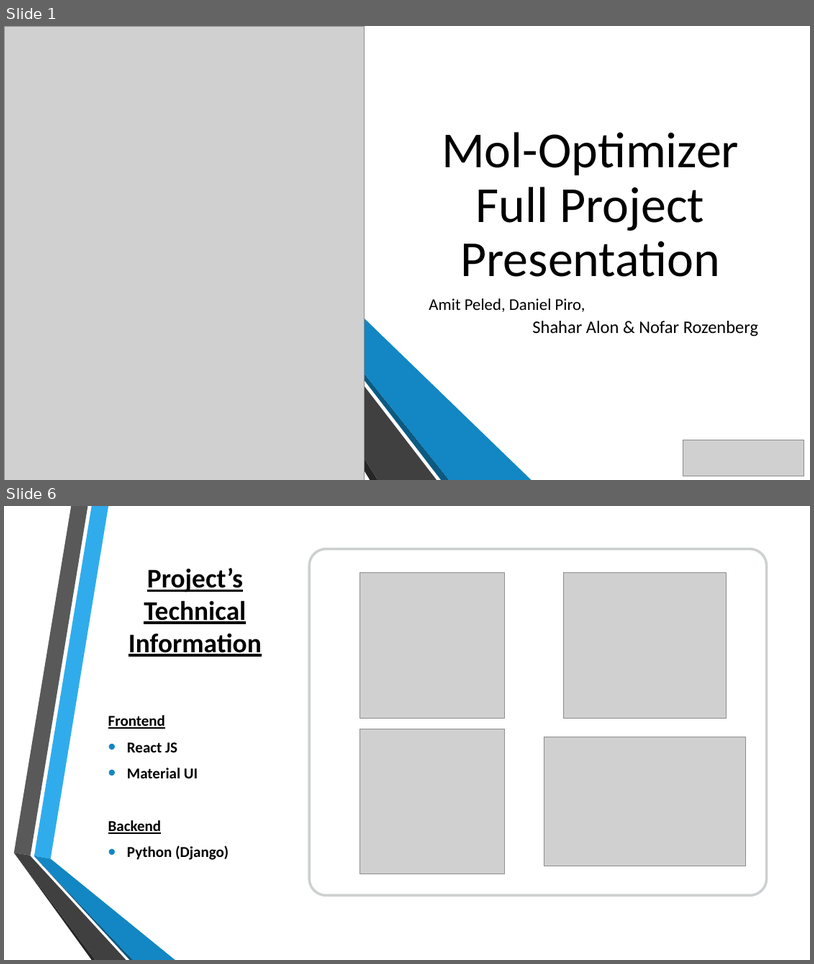
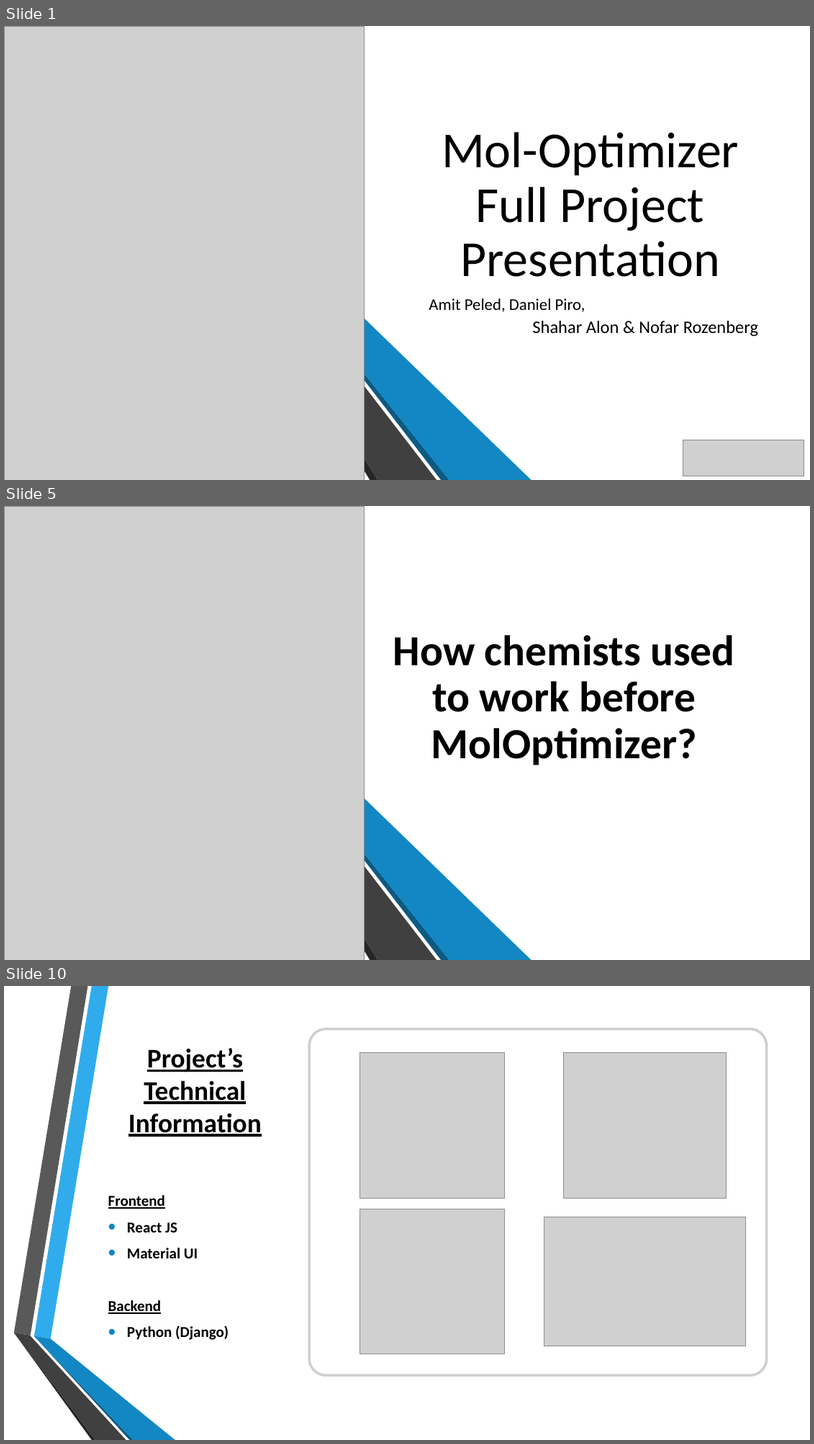
Before and after one commit to csbarak/MolOpt_Students_2023, a slide deck: Documents/Molopt - Full Project Presentation.pptx. Shown one above the other, each under a label of ours: slides 1 and 6 before the commit, slides 1, 5 and 10 after it; the slides between them are not shown. The pictures are 814x964 and 814x1444 pixels, drawn with LibreOffice and Linux fonts; fonts in the diff are those of the drawing; grey boxes stand for pictures; background and template pictures are left out. Boxes give left, top, right and bottom in pixels: in the first picture for what was removed or moved away, otherwise in the second. Text is boxed around its words. In the diff, an @@ line names an element or a change of style, - is before the commit and + after.

```diff
--- a/Documents/Molopt - Full Project Presentation.pptx
+++ b/Documents/Molopt - Full Project Presentation.pptx
@@ slide 5 added at [4, 506, 810, 960], background picture (left out); not listed: 6 template elements that a slide beside it also shows @@
@@ rectangle added at [4, 506, 810, 960], fill #FFFFFF @@
@@ picture added at [4, 506, 365, 960] @@
@@ title added at [394, 635, 735, 765], 51 pt, text #000000, bold @@
+How chemists used to work before MolOptimizer?
@@ group added at [40, 506, 373, 960]: 6 freeform shapes @@
@@ group added at [200, 506, 532, 960]: 6 freeform shapes @@
@@ what was slide 6 is now slide 10 @@
```
Also in this commit, not shown: 8 slides changed, 4 other slides added.
